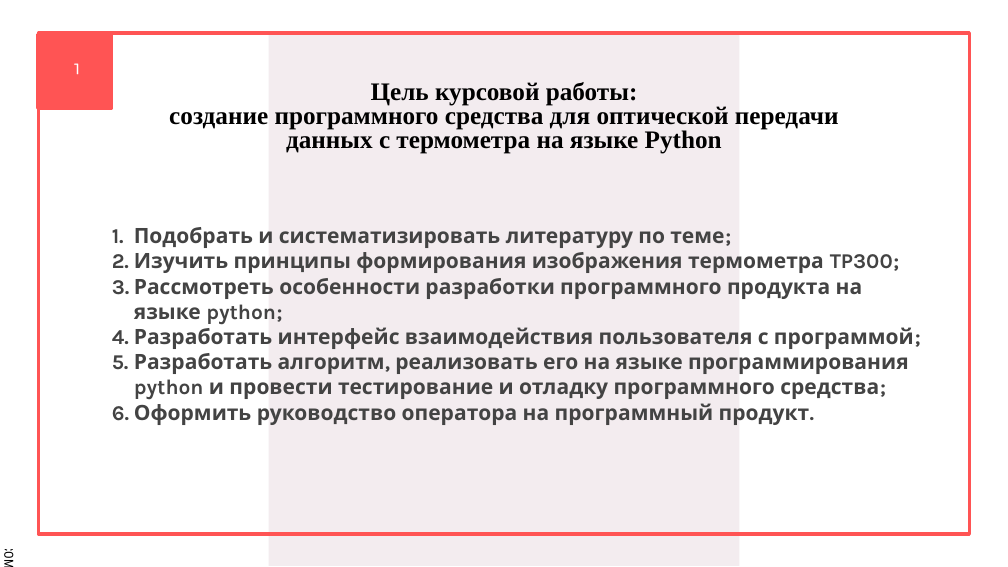
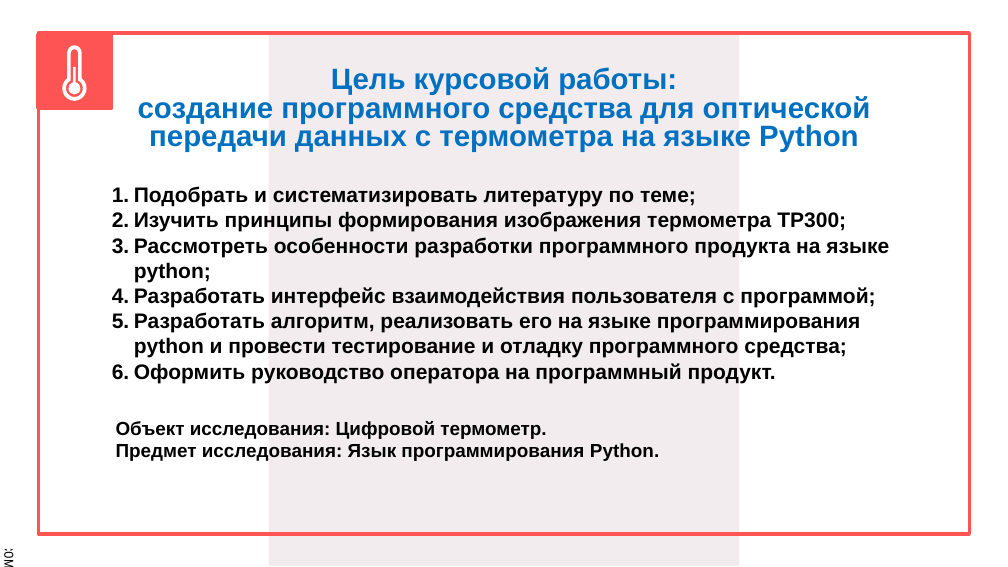
Before and after one commit to IvanLink-py/CourseWork-2022, a slide deck: slide 3 of Защитная речь/Презентация.pptx. Drawn at 1008x567 pixels with LibreOffice and Linux fonts; fonts in the diff are those of the drawing. Boxes give left, top, right and bottom in pixels: in the first picture for what was removed or moved away, otherwise in the second. Text is boxed around its words. In the diff, an @@ line names an element or a change of style, - is before the commit and + after.

```diff
--- a/Защитная речь/Презентация.pptx
+++ b/Защитная речь/Презентация.pptx
@@ freeform shape added at box(61, 45, 88, 101), fill #FFFFFF @@
@@ title "Цель курсовой работы: создание программного ...": place and size @@
-title "Цель курсовой работы: создание программного ..." at box(169, 82, 839, 154)
+title "Цель курсовой работы: создание программного ..." at box(138, 67, 871, 152)
@@ title "Цель курсовой работы: создание программного ..." at box(138, 67, 871, 152): size 24 to 28 pt, font Times New Roman to Arial, text colour #000000 to #0070C0 @@
@@ freeform shape added at box(68, 67, 81, 95), fill #FFFFFF @@
@@ text removed at box(74, 63, 79, 74) @@
-1
@@ text "1. Подобрать и систематизировать литературу ...": place and size @@
-text "1. Подобрать и систематизировать литературу ..." at box(112, 227, 914, 425)
+text "1. Подобрать и систематизировать литературу ..." at box(112, 186, 889, 383)
@@ text "1. Подобрать и систематизировать литературу ..." at box(112, 186, 889, 383): font Karla to Arial, text colour #434343 to #000000 @@
@@ text added at box(116, 421, 659, 461), 18 pt, text #000000, bold @@
+Объект исследования: Цифровой термометр.
+Предмет исследования: Язык программирования Python.
```
Also in this commit, not shown: 1 other slide changed, 8 slides added, 16 slides removed, 7 other files.
